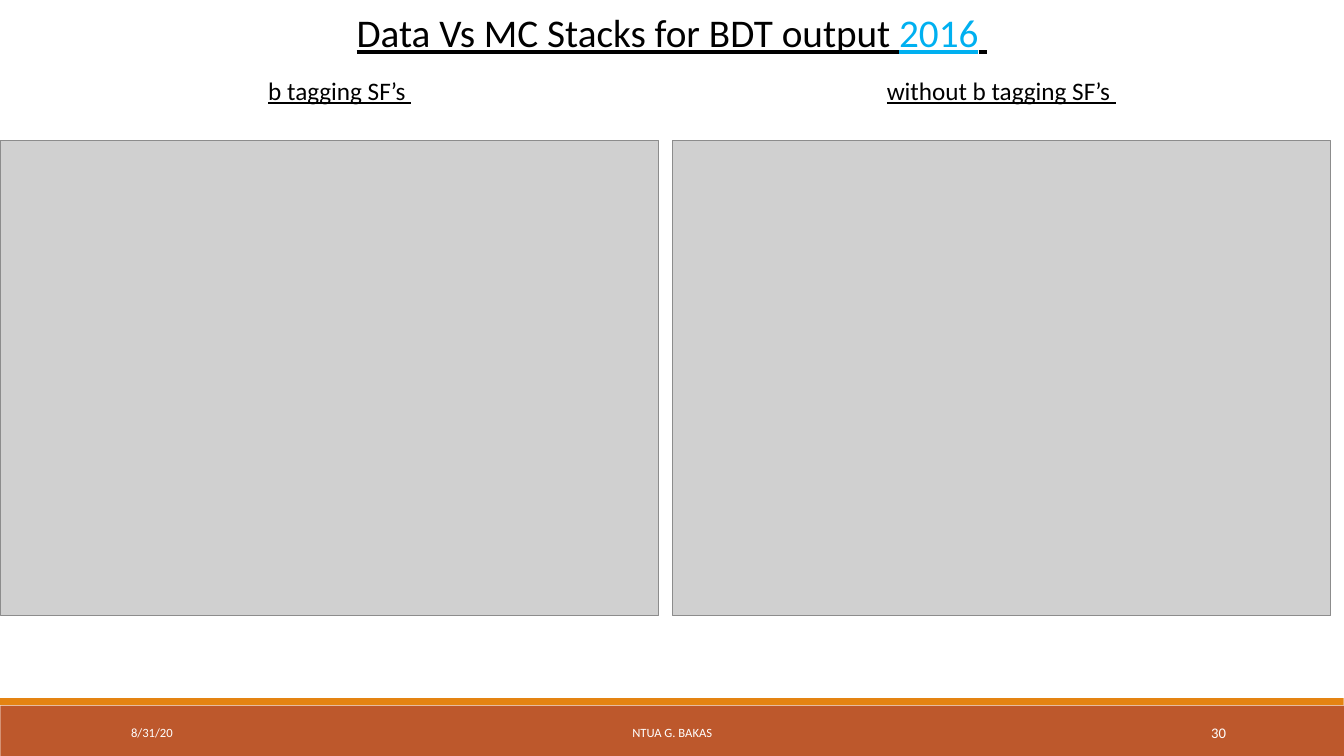
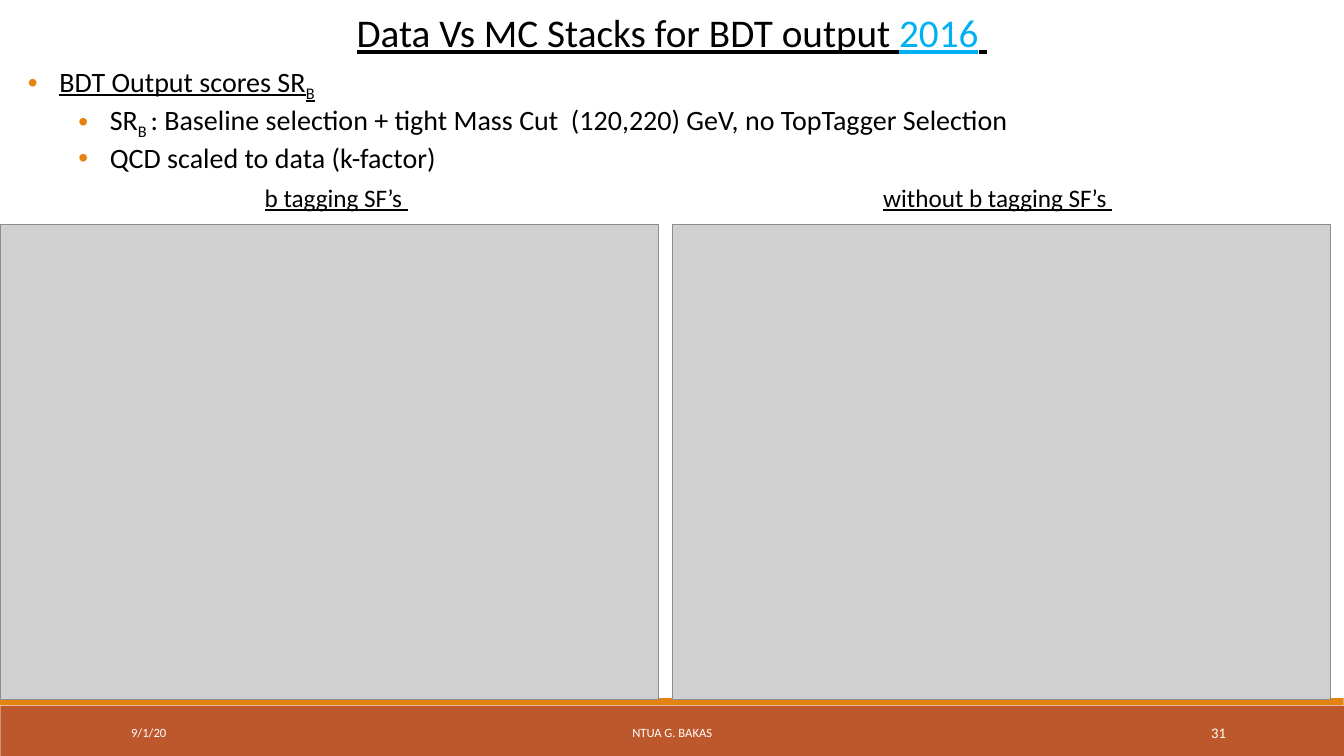
Before and after one commit to georgebakas/HEP-NTUA, a slide deck: slide 31 of Documents for Progress/AnalysisStatus_31August2020.pptx (slide 30 before the commit). Drawn at 1344x756 pixels with LibreOffice and Linux fonts; fonts in the diff are those of the drawing; grey boxes stand for pictures; background and template pictures are left out. Boxes give left, top, right and bottom in pixels: in the first picture for what was removed or moved away, otherwise in the second. Text is boxed around its words. In the diff, an @@ line names an element or a change of style, - is before the commit and + after.

Commit message:
run files for the b tagging SF plots

```diff
--- a/Documents for Progress/AnalysisStatus_31August2020.pptx
+++ b/Documents for Progress/AnalysisStatus_31August2020.pptx
@@ text added at <box>59,74,1007,172</box>, 20 pt, text #000000 @@
+• BDT Output scores SRB
+  • SRB : Baseline selection + tight Mass Cut (120,220) GeV, no TopTagger Selection
+  • QCD scaled to data (k-factor)
@@ text "b tagging SF’s": place and size @@
-text "b tagging SF’s" at <box>268,82,406,105</box>
+text "b tagging SF’s" at <box>265,189,402,212</box>
@@ text "without b tagging SF’s": place and size @@
-text "without b tagging SF’s" at <box>887,82,1110,105</box>
+text "without b tagging SF’s" at <box>883,189,1107,212</box>
@@ picture: place and size @@
-picture at <box>0,141,659,616</box>
+picture at <box>0,225,659,700</box>
@@ picture: place and size @@
-picture at <box>672,141,1331,616</box>
+picture at <box>672,225,1331,700</box>
@@ text at <box>131,728,166,738</box>: text changed @@
-8/31/20
+9/1/20
@@ page number at <box>1211,728,1226,738</box>: text changed @@
-30
+31
```
Also in this commit, not shown: 35 other slides changed, 1 slide added, 14 other files.
